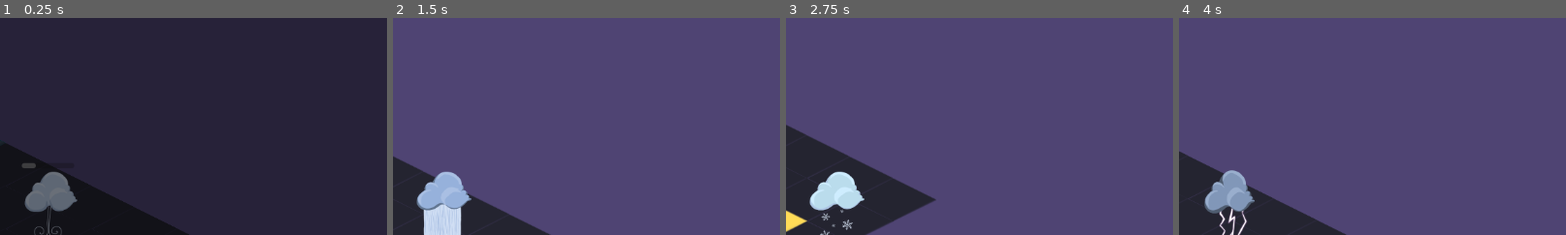
Above: before the commit, frames 1-4 (left to right).
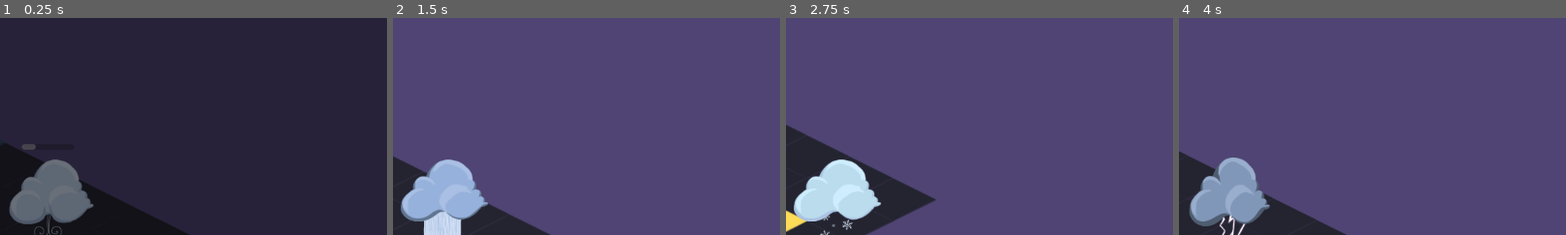
Above: after the commit, the same moments.

Repository: ManuelOteroFernandez/corujam2
Game: Godot game, scene res://LvlOne.tscn
Same seed, same stepped clock (60 frames per second), same inputs: the game is played once before the commit and once after it. This scene is started directly instead of the project's main scene. The engine's default icon, where the game draws it, is replaced by a stand-in: a white triangle on a blue panel in a dark square.
Inputs:
- Up to frame 1 (0.25 s): no input
- Up to frame 2 (1.5 s): hold D (move_right) 0.53-1.28 s; hold Left (power_01) 0.53-1.28 s; hold S (move_down) from 1.28 s (still down); tap Up (power_02) at 1.35 s
- Up to frame 3 (2.75 s): release S (move_down) at 2.03 s; hold D (move_right) from 2.03 s (still down); hold Down (power_03) from 2.03 s (still down)
- Up to frame 4 (4 s): release D (move_right) at 2.78 s; release Down (power_03) at 2.78 s; hold W (move_up) 2.78-3.53 s; tap Right (power_04) at 2.85 s; hold A (move_left) from 3.53 s (still down); hold Left (power_01) from 3.53 s (still down)
The pictures show only the part of the screen within x 44-94%, y 0-50%; the shares and areas given below are measured in that part.

The runs differ from the first frame. In frame 1, 2.9% of the frame differs, in the area x 2-25%, y 58-96%; in frame 2, 2.8%; in frame 3, 2.8%; in frame 4, 2.9%, in the area x 2-24%, y 64-96%.

Commit message:
FIX Tamaño nube

Diff:
--- a/player/nube.tscn
+++ b/player/nube.tscn
@@ -128,8 +128,8 @@
 frame_progress = 0.6834813
 
 [node name="Icon" type="AnimatedSprite2D" parent="." unique_id=340257692]
-position = Vector2(2, -65)
-scale = Vector2(0.5, 0.5)
+position = Vector2(1, -65)
+scale = Vector2(0.8, 0.8)
 sprite_frames = SubResource("SpriteFrames_4hkk5")
 animation = &"viento"
 frame_progress = 0.7434924
@@ -139,9 +139,9 @@
 
 [node name="ProgressBar" type="ProgressBar" parent="." unique_id=1699817396]
 offset_left = -39.0
-offset_top = -108.0
+offset_top = -136.0
 offset_right = 39.0
-offset_bottom = -100.0
+offset_bottom = -128.0
 max_value = 1.0
 show_percentage = false
 script = ExtResource("3_035ai")
